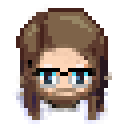
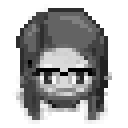
The second 128×128 image is a revision of the first. Changes to its layers:
pixels changed over [12, 8, 112, 124] (layer not identified)
